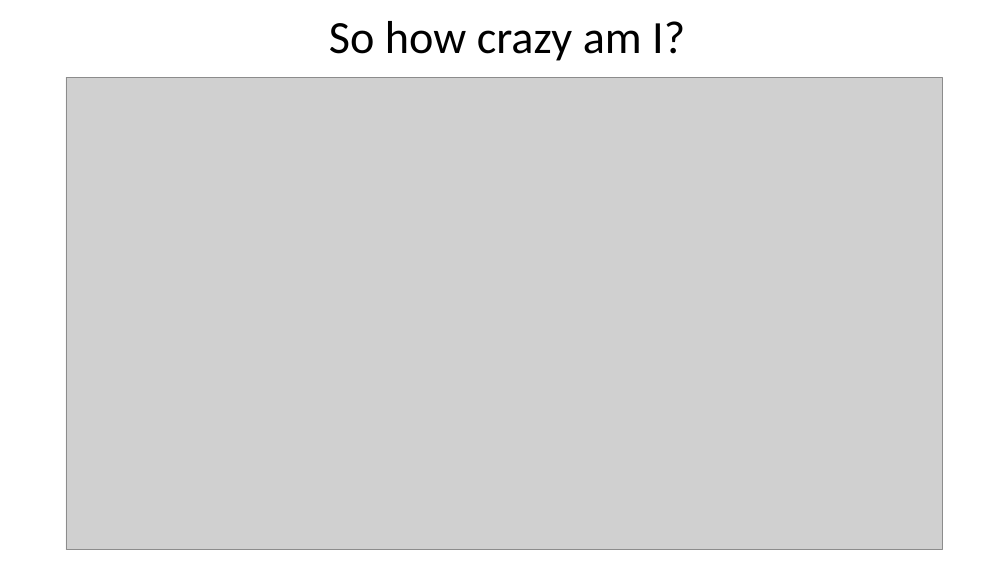
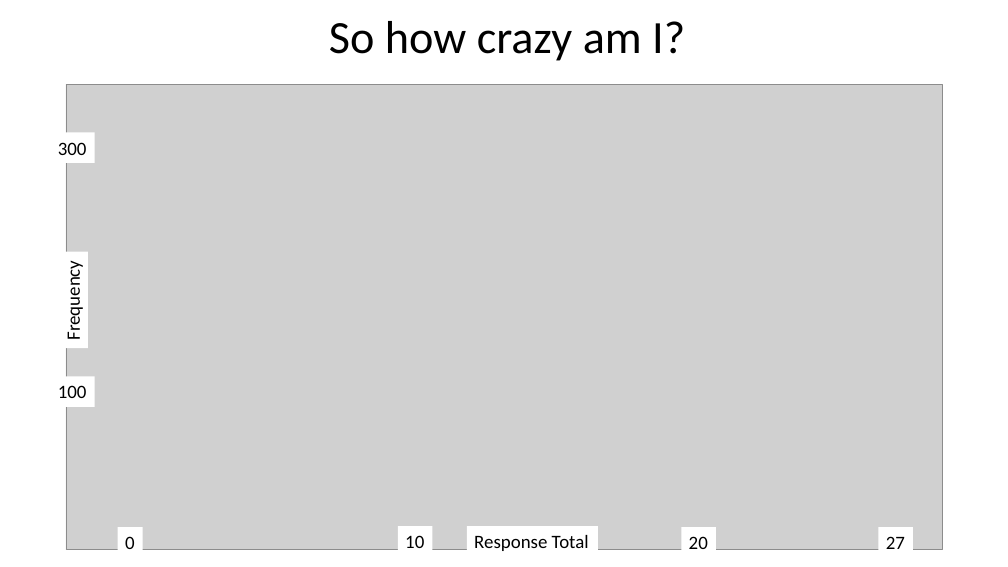
Before and after one commit to leepanter/ProbabilisticScoring, a slide deck: slide 4 of ClassUpdates/DataUpdate.pptx. Drawn at 1008x567 pixels with LibreOffice and Linux fonts; fonts in the diff are those of the drawing; grey boxes stand for pictures. Boxes give left, top, right and bottom in pixels: in the first picture for what was removed or moved away, otherwise in the second. Text is boxed around its words. In the diff, an @@ line names an element or a change of style, - is before the commit and + after.

```diff
--- a/ClassUpdates/DataUpdate.pptx
+++ b/ClassUpdates/DataUpdate.pptx
@@ picture: place and size @@
-picture at bbox=[66, 77, 942, 550]
+picture at bbox=[66, 84, 942, 550]
@@ rectangle added at bbox=[51, 132, 95, 163], fill #FFFFFF, 18 pt, text #000000 @@
+300
@@ rectangle added at bbox=[57, 251, 88, 348], fill #FFFFFF, 18 pt, text #000000 @@
+Frequency
@@ rectangle added at bbox=[51, 377, 95, 407], fill #FFFFFF, 18 pt, text #000000 @@
+100
@@ rectangle added at bbox=[118, 527, 143, 557], fill #FFFFFF, 18 pt, text #000000 @@
+0
@@ rectangle added at bbox=[398, 526, 433, 557], fill #FFFFFF, 18 pt, text #000000 @@
+10
@@ rectangle added at bbox=[467, 526, 597, 557], fill #FFFFFF, 18 pt, text #000000 @@
+Response Total
@@ rectangle added at bbox=[681, 527, 716, 557], fill #FFFFFF, 18 pt, text #000000 @@
+20
@@ rectangle added at bbox=[879, 527, 913, 557], fill #FFFFFF, 18 pt, text #000000 @@
+27
```
Also in this commit, not shown: 2 other slides changed, 20 other files.
